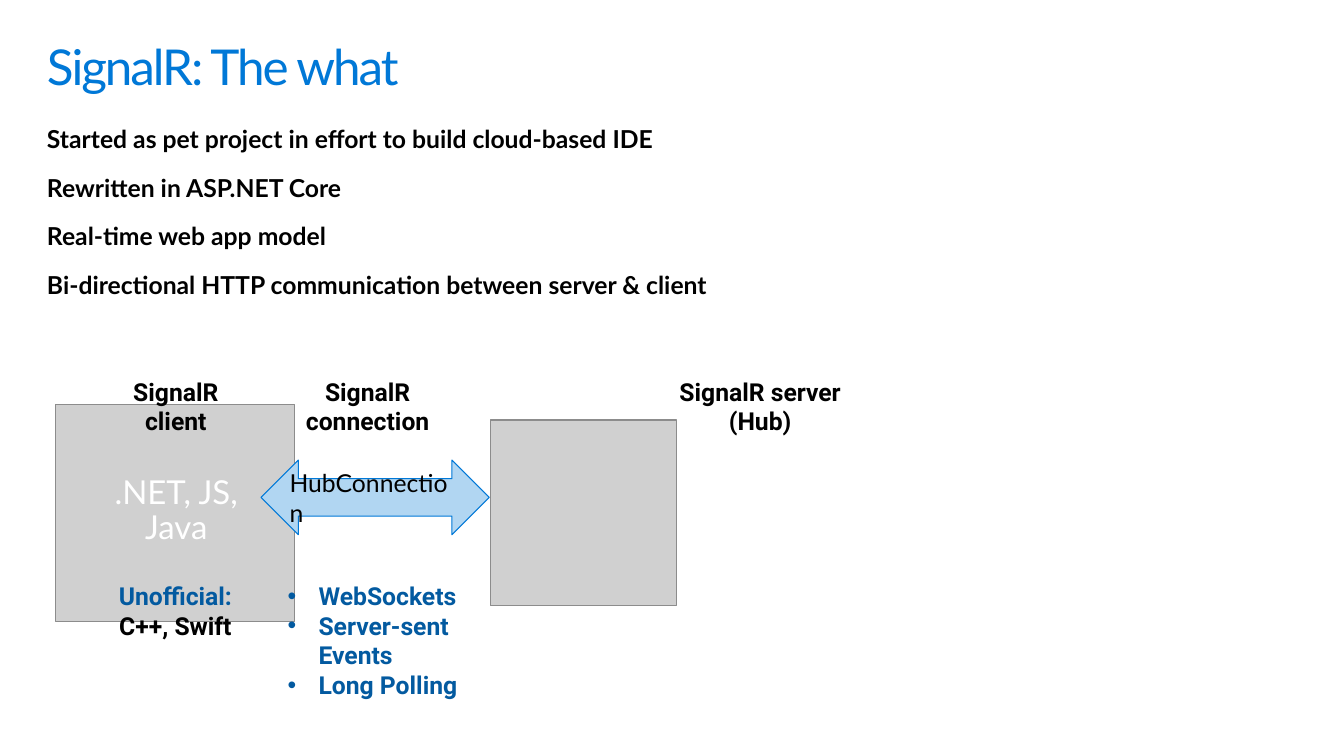
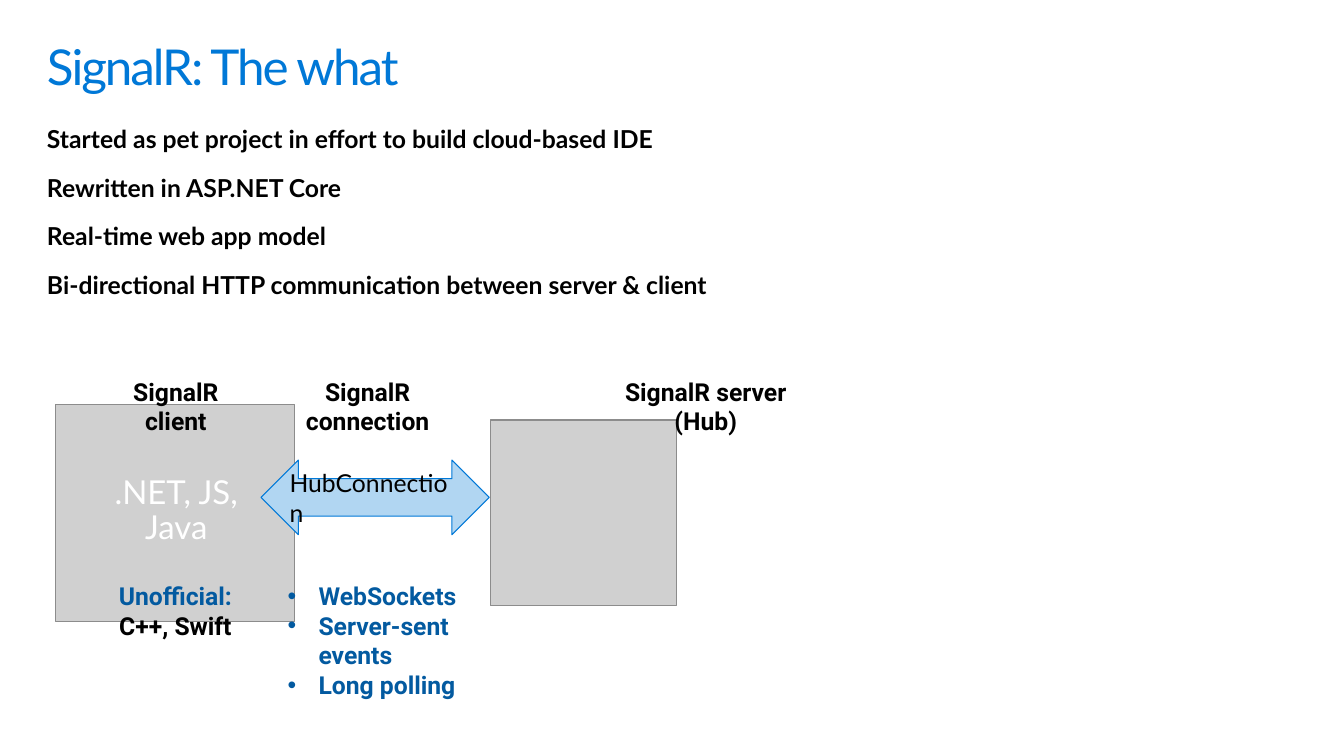
Before and after one commit to scottaddie/slide-decks, a slide deck: slide 2 of Building the Real-time Web with SignalR.pptx. Drawn at 1344x756 pixels with LibreOffice and Linux fonts; fonts in the diff are those of the drawing; grey boxes stand for pictures; background and template pictures are left out. Boxes give left, top, right and bottom in pixels: in the first picture for what was removed or moved away, otherwise in the second. Text is boxed around its words. In the diff, an @@ line names an element or a change of style, - is before the commit and + after.

Commit message:
Tweak SignalR slides

```diff
--- a/Building the Real-time Web with SignalR.pptx
+++ b/Building the Real-time Web with SignalR.pptx
@@ text "SignalR server (Hub)": place and size @@
-text "SignalR server (Hub)" at [679,382,841,436]
+text "SignalR server (Hub)" at [625,382,786,437]
@@ text at [319,617,455,699]: text changed @@
-• Server-sent Events
-• Long Polling
+• Server-sent events
+• Long polling
```
Also in this commit, not shown: 5 other slides changed, 2 slides added.
